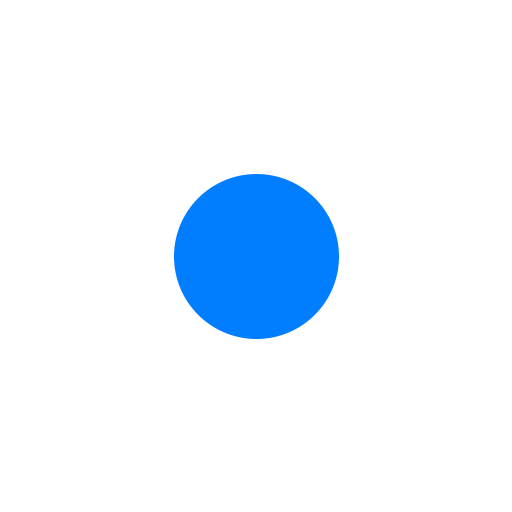
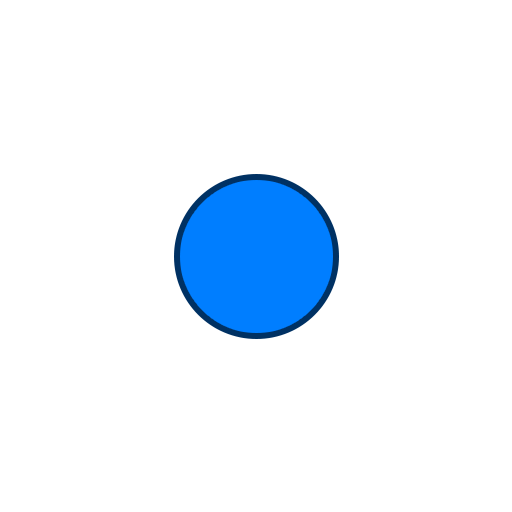
Two versions of the same layered image (512px x 512px). Layer-by-layer changes:
pixels changed over <box>174,174,339,339</box> (layer not identified)
